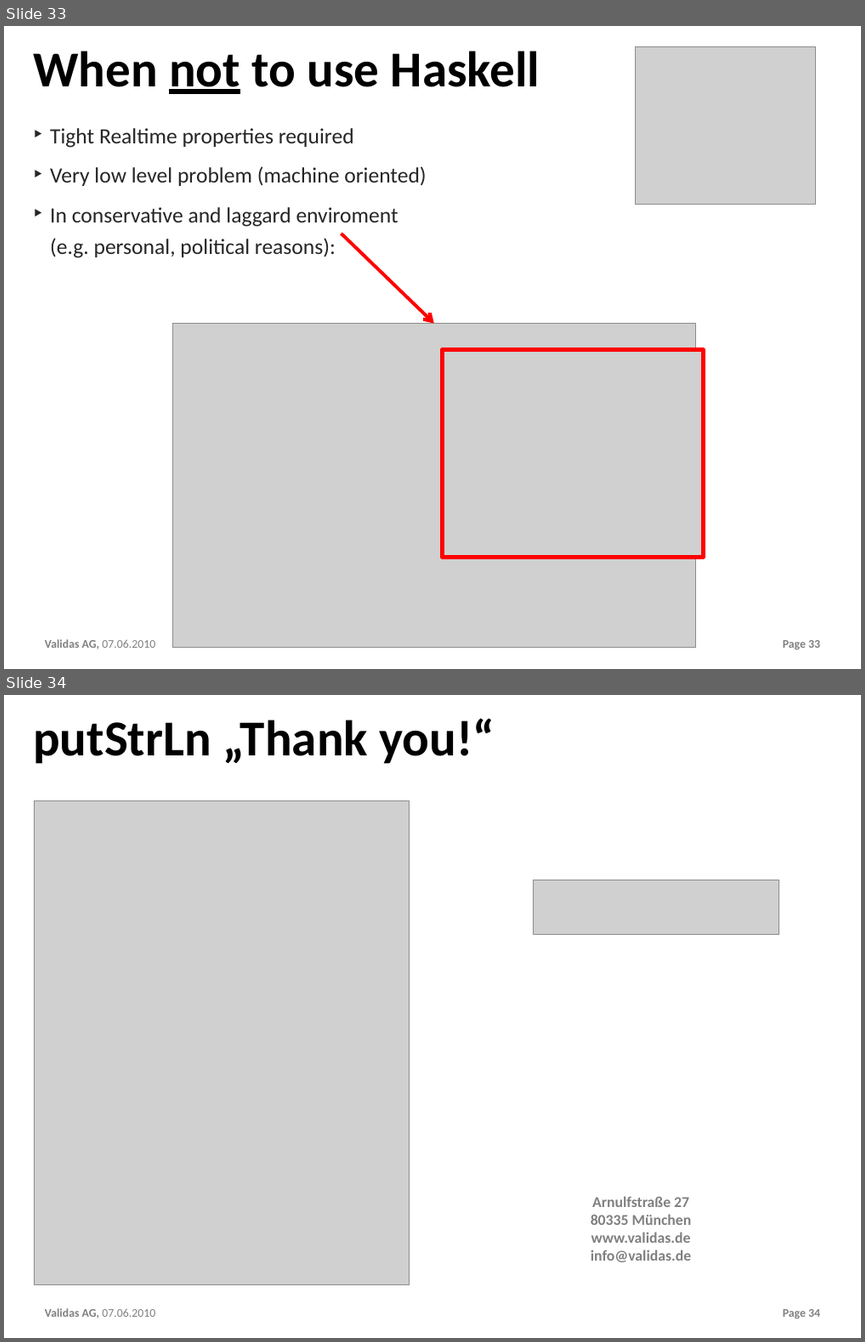
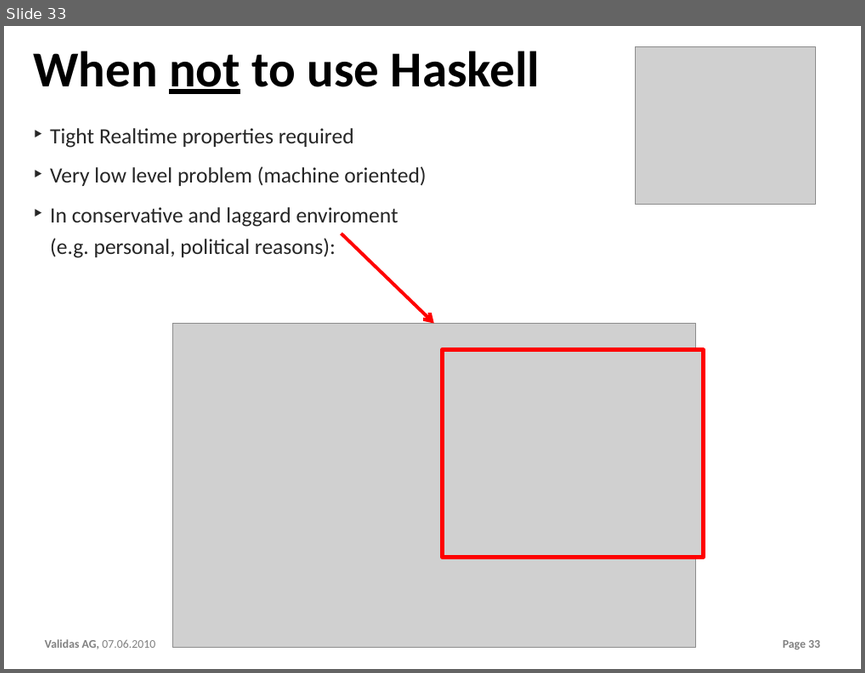
Before and after one commit to theoremprover/chess, a slide deck: ppt/Chess200.pptx. Shown one above the other, each under a label of ours: slides 33 and 34 before the commit, slide 33 after it. The pictures are 865x1342 and 865x673 pixels, drawn with LibreOffice and Linux fonts; fonts in the diff are those of the drawing; grey boxes stand for pictures; background and template pictures are left out. Boxes give left, top, right and bottom in pixels: in the first picture for what was removed or moved away, otherwise in the second. Text is boxed around its words. In the diff, an @@ line names an element or a change of style, - is before the commit and + after.

```diff
--- a/ppt/Chess200.pptx
+++ b/ppt/Chess200.pptx
@@ slide 34 removed at [4,695,861,1338], background #FFFFFF; not listed: 2 template elements that a slide beside it also shows @@
@@ title removed at [33,718,494,764] @@
-putStrLn „Thank you!“
@@ picture removed at [35,801,409,1285] @@
@@ picture removed at [533,880,779,934] @@
@@ text removed at [590,1196,692,1262] @@
-Arnulfstraße 27
-80335 München
-www.validas.de
-info@validas.de
```
Also in this commit, not shown: 1 slide changed, 2 slides added, 1 other slide removed.
